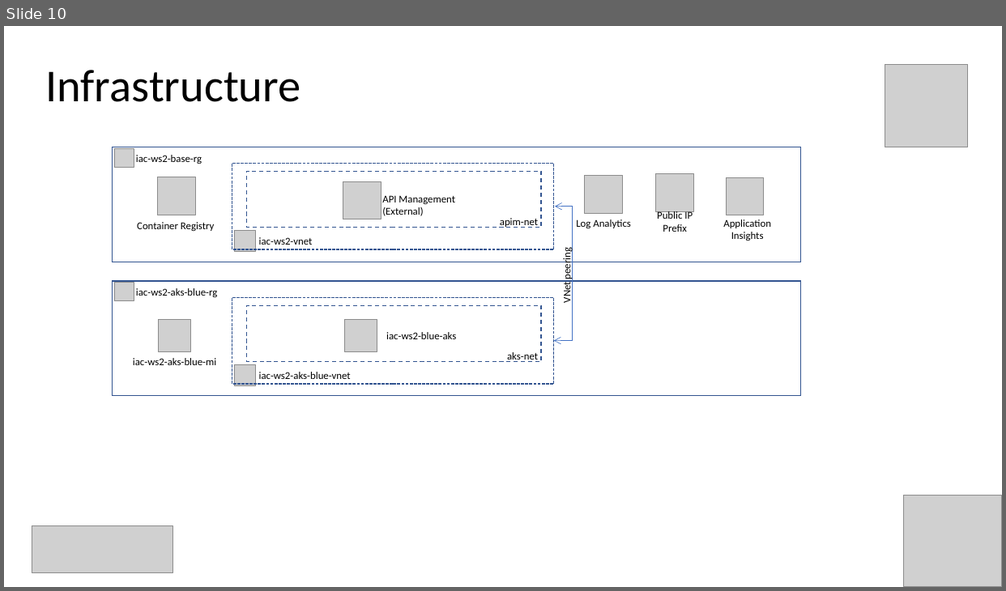
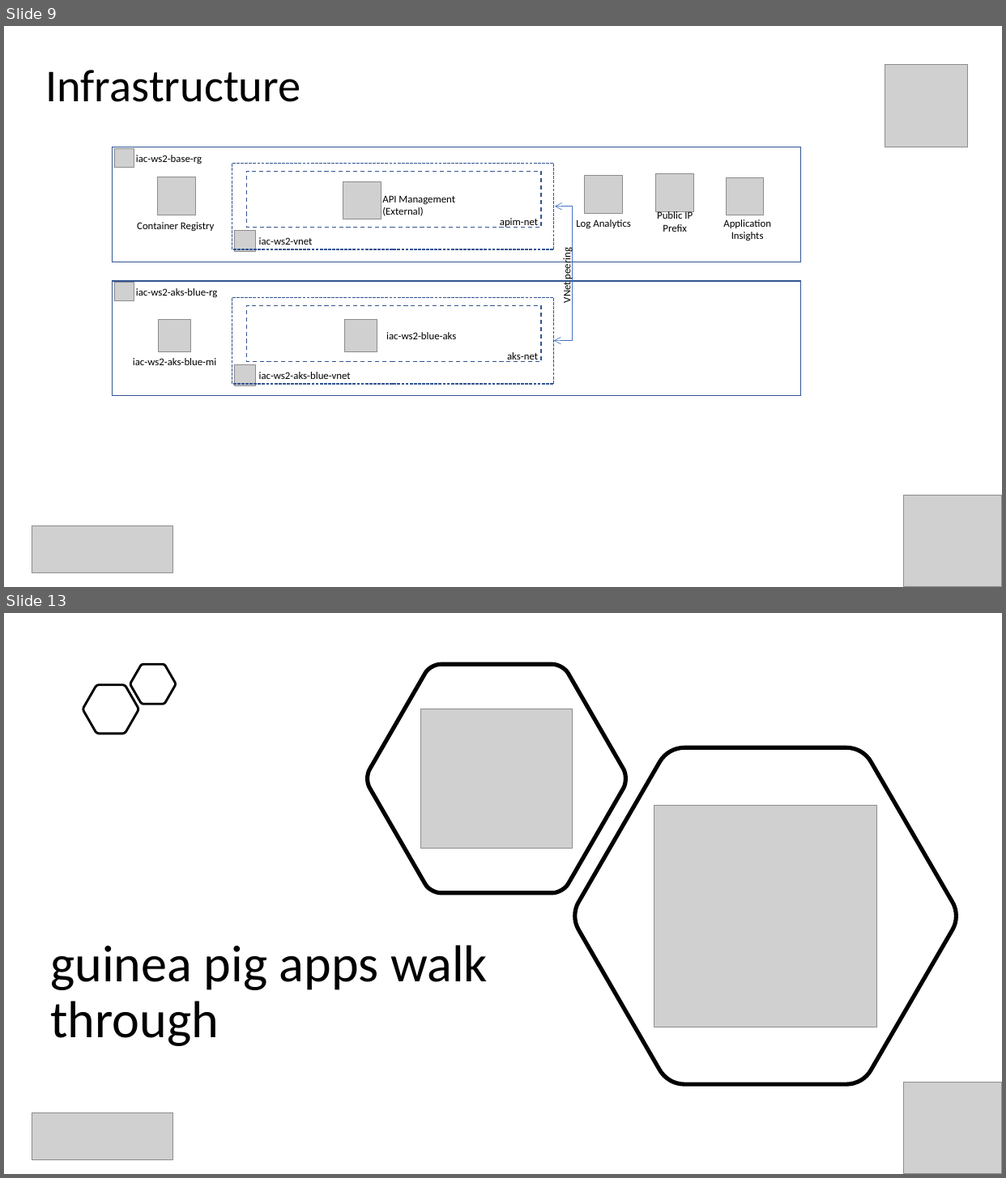
Before and after one commit to evgenyb/aks-workshops, a slide deck: 02-aks-advanced-configuration/slides/Advanced AKS Configuration.pptx. Shown one above the other, each under a label of ours: slide 10 before the commit, slides 9 and 13 after it; the slides between them are not shown. The pictures are 1006x591 and 1006x1178 pixels, drawn with LibreOffice and Linux fonts; fonts in the diff are those of the drawing; grey boxes stand for pictures; background and template pictures are left out. Boxes give left, top, right and bottom in pixels: in the first picture for what was removed or moved away, otherwise in the second. Text is boxed around its words. In the diff, an @@ line names an element or a change of style, - is before the commit and + after.

Commit message:
Cleanup the apps. Working with lab04

```diff
--- a/02-aks-advanced-configuration/slides/Advanced AKS Configuration.pptx
+++ b/02-aks-advanced-configuration/slides/Advanced AKS Configuration.pptx
@@ slide 13 added at (x1=4, y1=613, x2=1002, y2=1174), background #FFFFFF @@
@@ freeform shape added at (x1=83, y1=685, x2=138, y2=734), outline #000000 2.25 pt @@
@@ freeform shape added at (x1=130, y1=664, x2=176, y2=704), outline #000000 2.25 pt @@
@@ freeform shape added at (x1=368, y1=664, x2=626, y2=893), outline #000000 4 pt @@
@@ picture added at (x1=421, y1=709, x2=572, y2=848) @@
@@ freeform shape added at (x1=573, y1=747, x2=957, y2=1084), outline #000000 4 pt @@
@@ picture added at (x1=654, y1=806, x2=877, y2=1028) @@
@@ text added at (x1=50, y1=945, x2=488, y2=1046), 50 pt, text #000000 @@
+guinea pig apps walk through
@@ picture added at (x1=904, y1=1082, x2=1002, y2=1174) @@
@@ picture added at (x1=32, y1=1114, x2=173, y2=1161) @@
@@ what was slide 10 is now slide 9 @@
```
Also in this commit, not shown: 1 slide changed, 7 other slides added, 1 slide removed, 20 other files.
